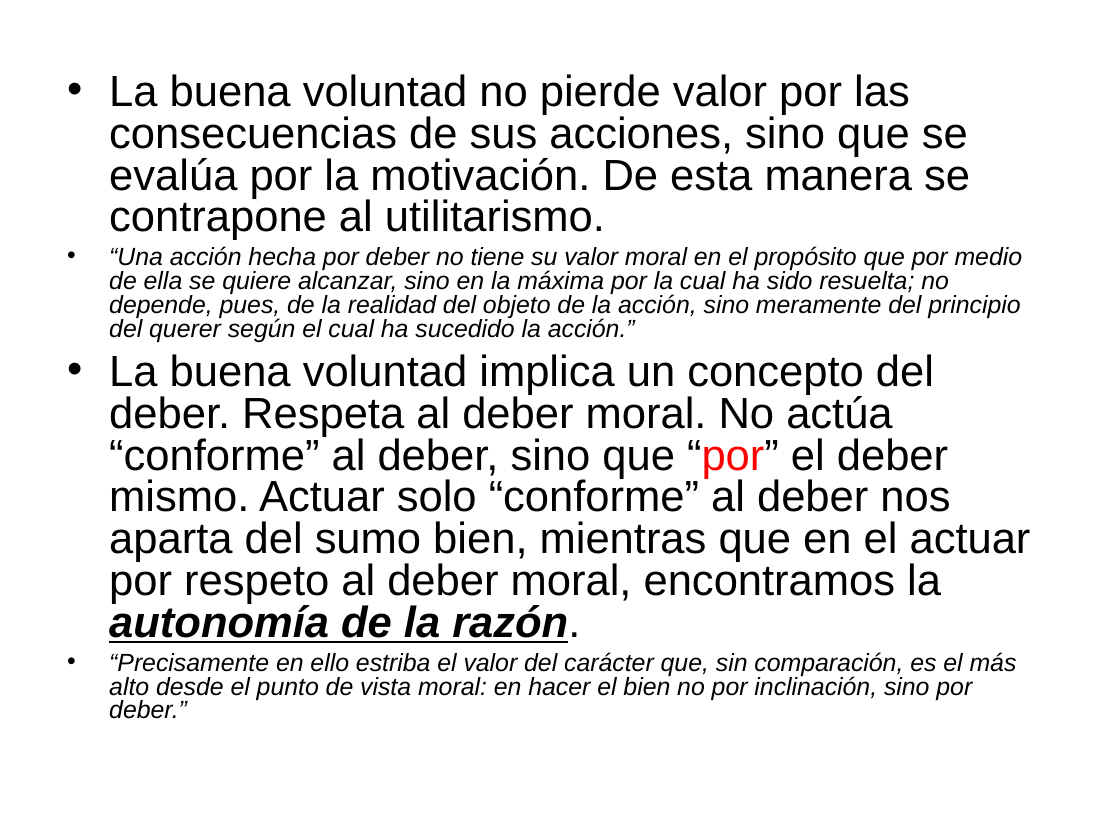
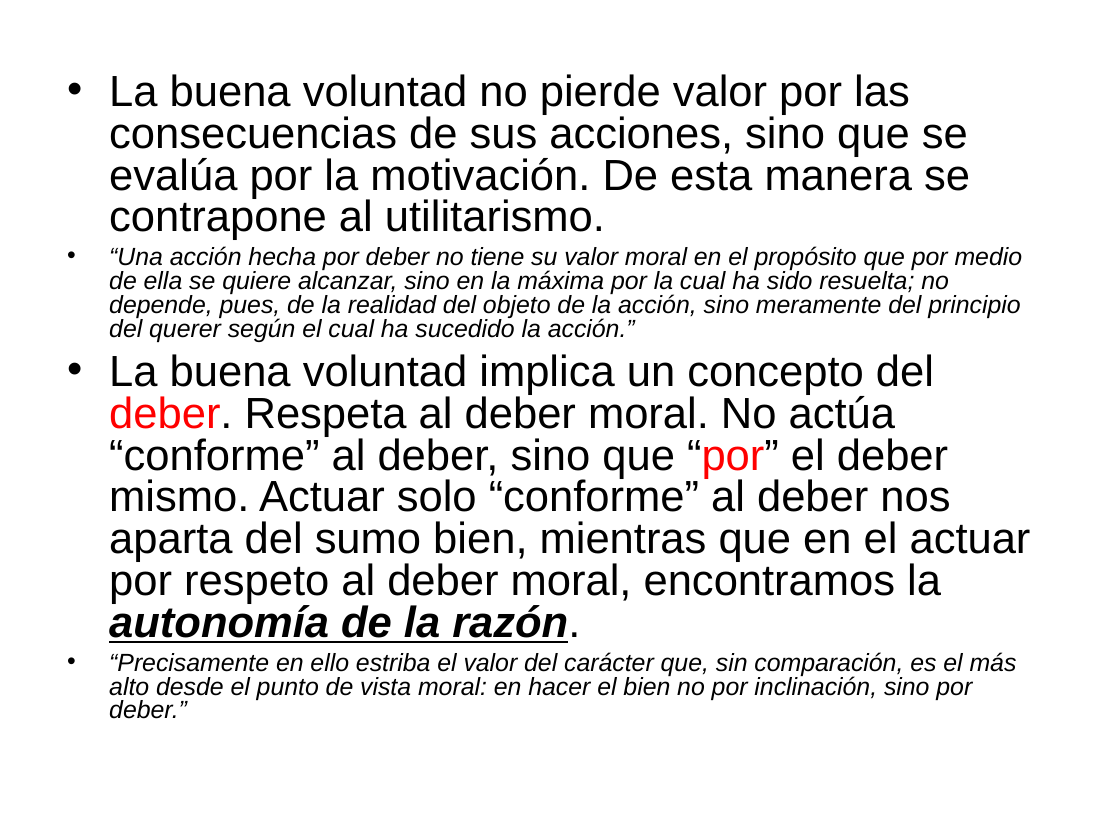
Before and after one commit to zaboltar/zaboltar.github.io, a slide deck: slide 24 of assets uarm/2023 1 UarmPCrit/kant fmc.ppt (slide 10 before the commit). Drawn at 1120x840 pixels with LibreOffice and Linux fonts; fonts in the diff are those of the drawing. Boxes give left, top, right and bottom in pixels: in the first picture for what was removed or moved away, otherwise in the second. Text is boxed around its words. In the diff, an @@ line names an element or a change of style, - is before the commit and + after.

```diff
--- a/assets uarm/2023 1 UarmPCrit/kant fmc.ppt
+++ b/assets uarm/2023 1 UarmPCrit/kant fmc.ppt
@@ text at [109, 354, 1031, 643]: text colour #000000 to #FF0000 in "deber." @@
```
Also in this commit, not shown: 6 other slides changed, 10 slides added, 2 slides removed, 26 other files.
